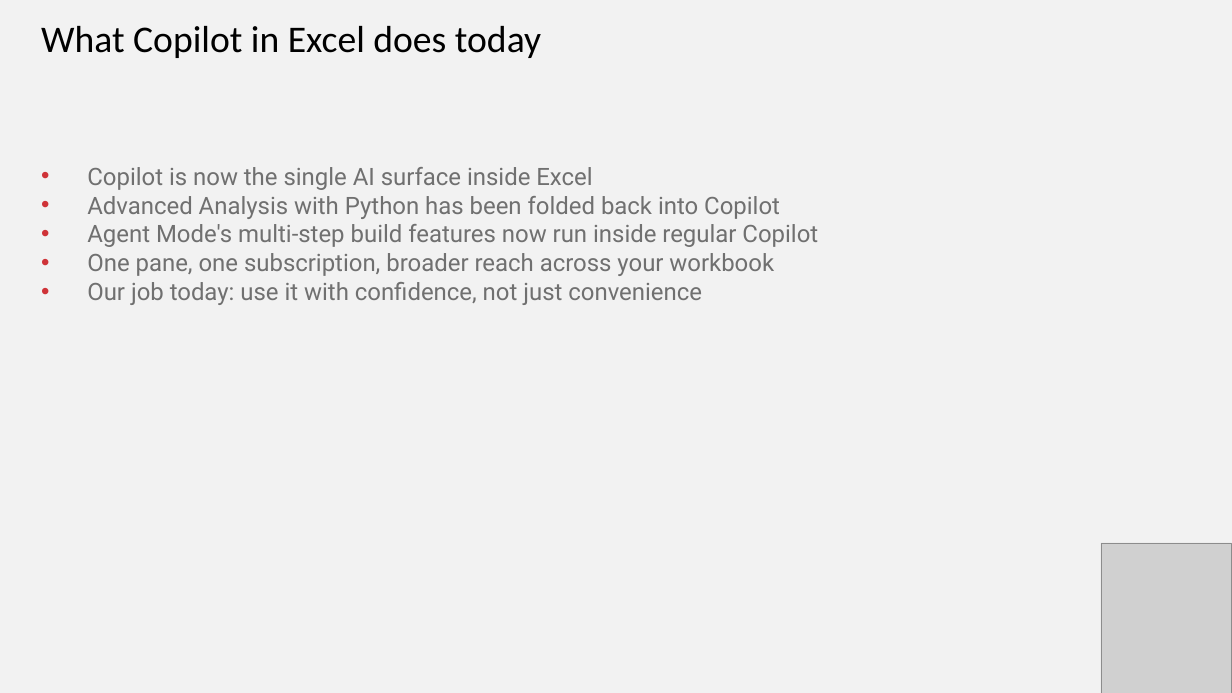
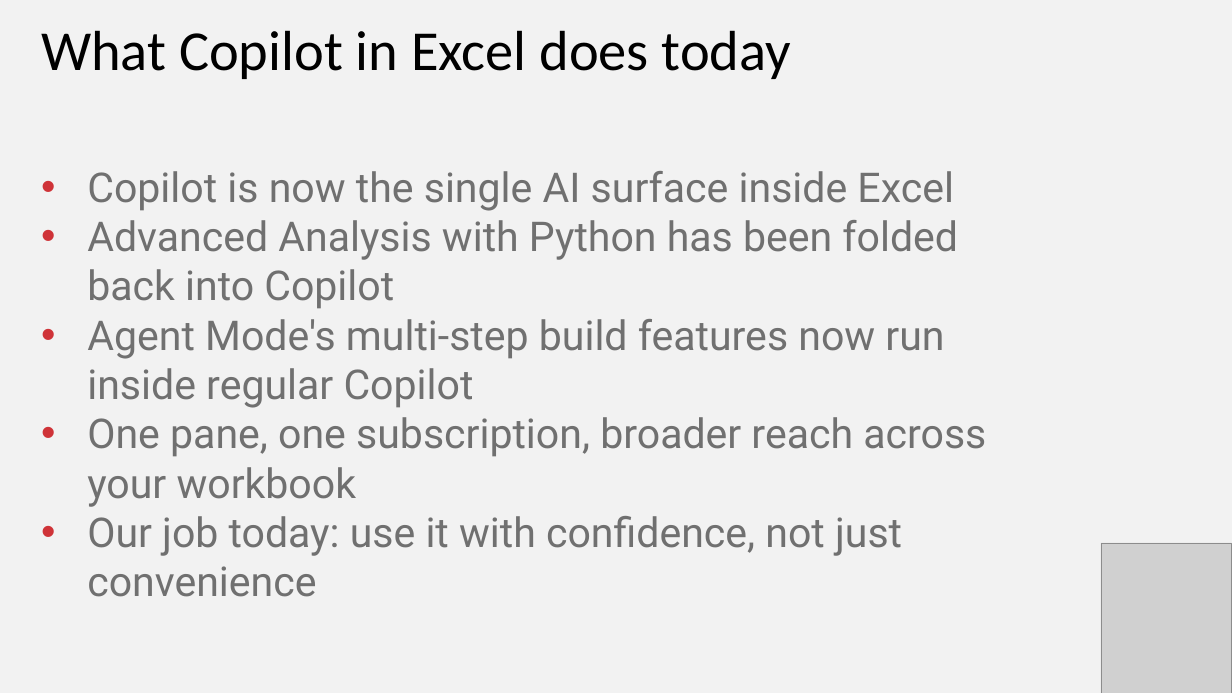
Before and after one commit to stringfestdata/ai-for-excel-in-a-week-may-2026, a slide deck: slide 4 of day-3-copilot-in-excel/day-3-copilot.pptx. Drawn at 1232x693 pixels with LibreOffice and Linux fonts; fonts in the diff are those of the drawing; grey boxes stand for pictures. Boxes give left, top, right and bottom in pixels: in the first picture for what was removed or moved away, otherwise in the second. Text is boxed around its words. In the diff, an @@ line names an element or a change of style, - is before the commit and + after.

```diff
--- a/day-3-copilot-in-excel/day-3-copilot.pptx
+++ b/day-3-copilot-in-excel/day-3-copilot.pptx
@@ text "What Copilot in Excel does ..." at [41, 30, 791, 79]: size 44 to 66 pt @@
@@ text "Copilot is now the single ..." at [87, 171, 986, 597]: size 28 to 48 pt @@
```
Also in this commit, not shown: 3 other slides changed, 1 slide removed.
